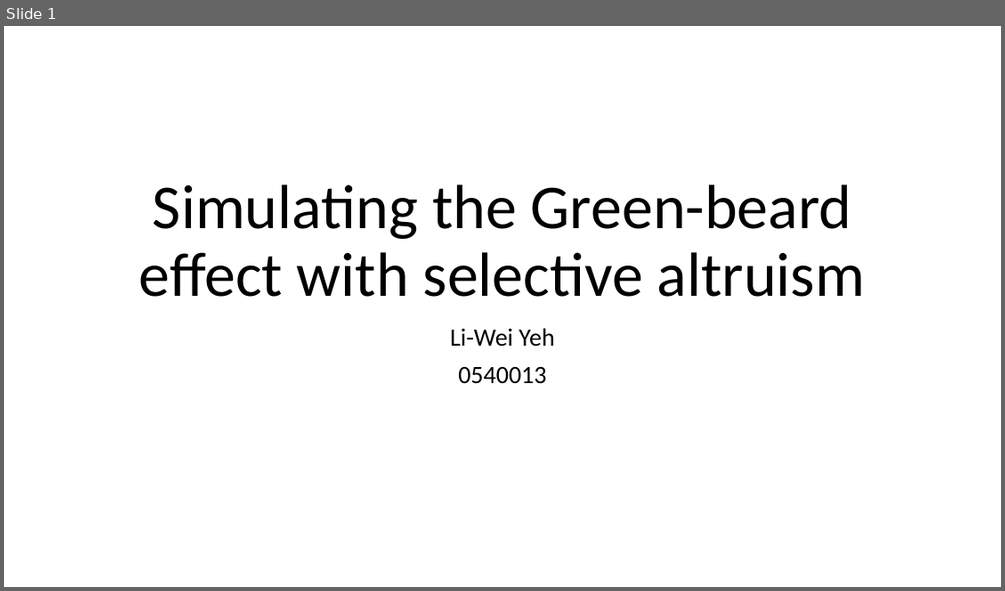
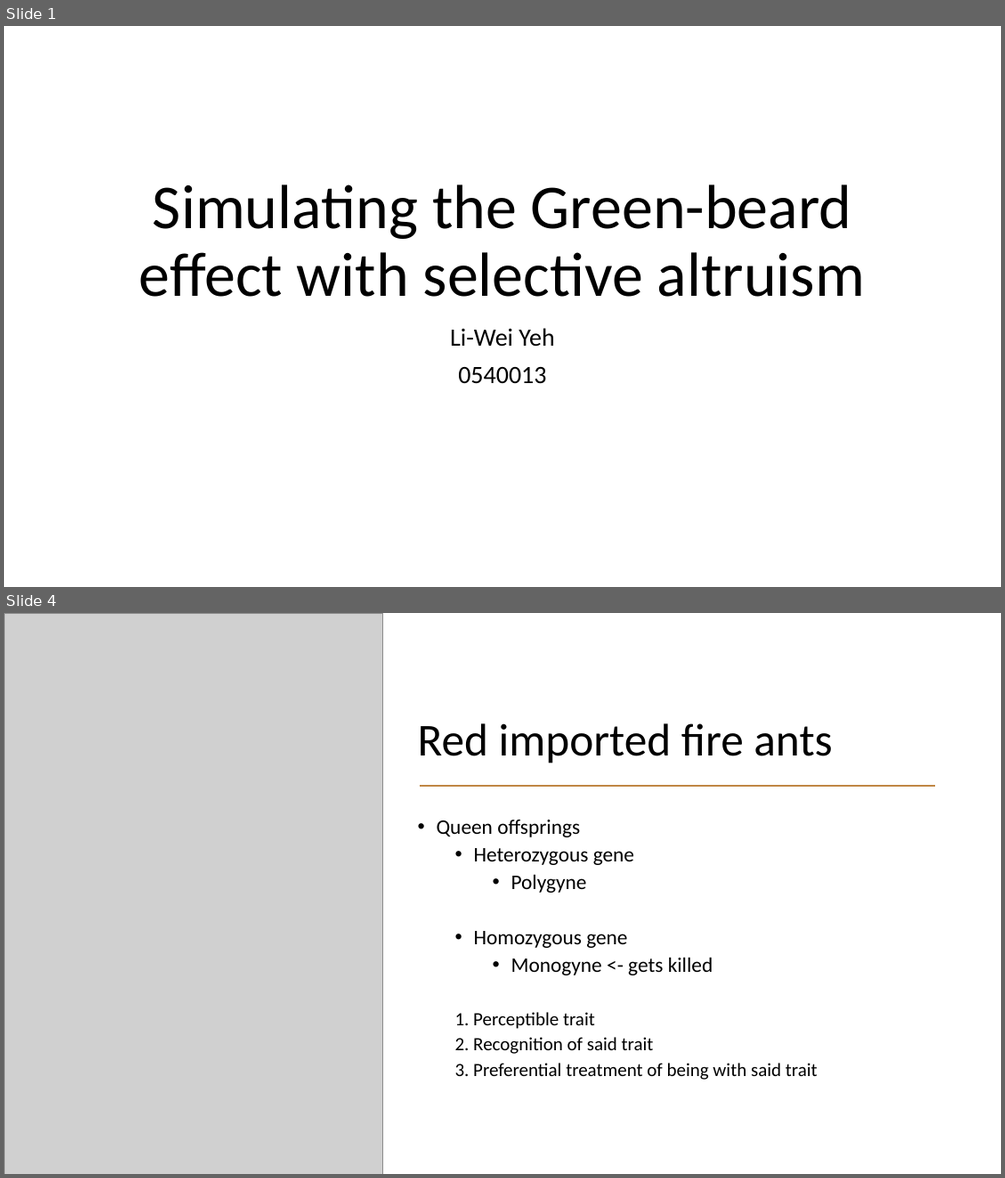
Before and after one commit to LiWeiYeh/Utrecht-University, a slide deck: Research-Methods/Altruism-presentation.pptx. Shown one above the other, each under a label of ours: slide 1 before the commit, slides 1 and 4 after it; the slides between them are not shown. The pictures are 1005x591 and 1005x1178 pixels, drawn with LibreOffice and Linux fonts; fonts in the diff are those of the drawing; grey boxes stand for pictures. Boxes give left, top, right and bottom in pixels: in the first picture for what was removed or moved away, otherwise in the second. Text is boxed around its words. In the diff, an @@ line names an element or a change of style, - is before the commit and + after.

```diff
--- a/Research-Methods/Altruism-presentation.pptx
+++ b/Research-Methods/Altruism-presentation.pptx
@@ slide 4 added at [4,613,1001,1174], background #FFFFFF @@
@@ picture added at [4,613,383,1174] @@
@@ title added at [418,723,832,763], 44 pt, text #000000 @@
+Red imported fire ants
@@ line added from (420, 786) to (936, 786), #C08744 1.5 pt @@
@@ text added at [437,819,817,1079], 18 pt, text #000000 @@
+• Queen offsprings
+  • Heterozygous gene
+    • Polygyne
+  • Homozygous gene
+    • Monogyne <- gets killed
+  1. Perceptible trait
+  2. Recognition of said trait
+  3. Preferential treatment of being with said trait
```
Also in this commit, not shown: 5 slides changed, 4 other slides added, 3 slides removed.
